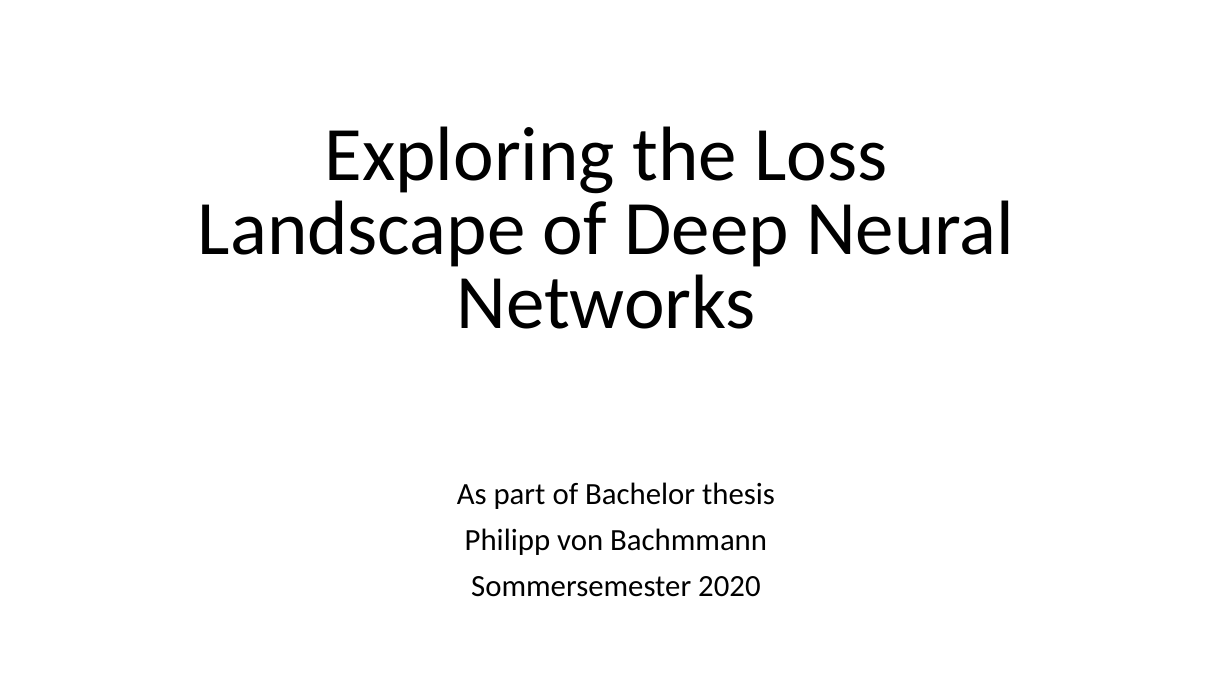
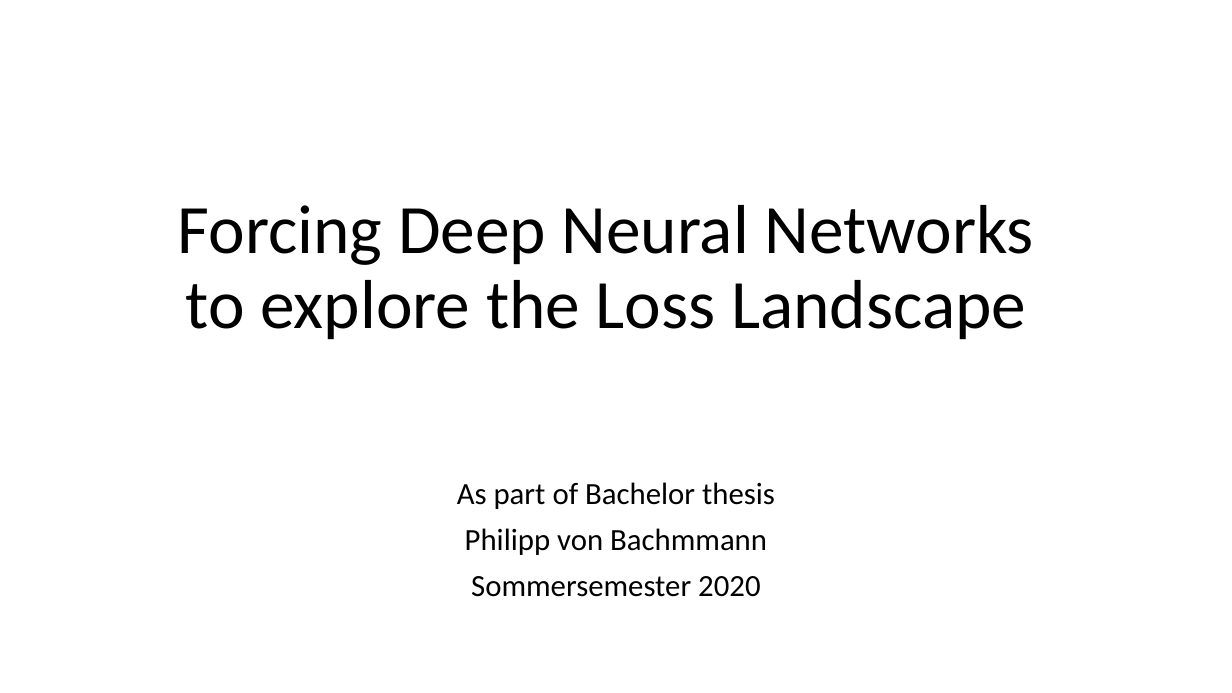
Before and after one commit to philippvb/Bachelorarbeit, a slide deck: slide 2 of presentation/Bachelorthesis_Presentation.odp (slide 1 before the commit). Drawn at 1232x693 pixels with LibreOffice and Linux fonts; fonts in the diff are those of the drawing. Boxes give left, top, right and bottom in pixels: in the first picture for what was removed or moved away, otherwise in the second. Text is boxed around its words. In the diff, an @@ line names an element or a change of style, - is before the commit and + after.

```diff
--- a/presentation/Bachelorthesis_Presentation.odp
+++ b/presentation/Bachelorthesis_Presentation.odp
@@ title at [178,205,1034,340]: text changed; size 60 to 54 pt @@
-Exploring the Loss Landscape of Deep Neural Networks
+Forcing Deep Neural Networks to explore the Loss Landscape
```
Also in this commit, not shown: 20 other slides changed, 16 slides added, 5 slides removed, 21 other files.
